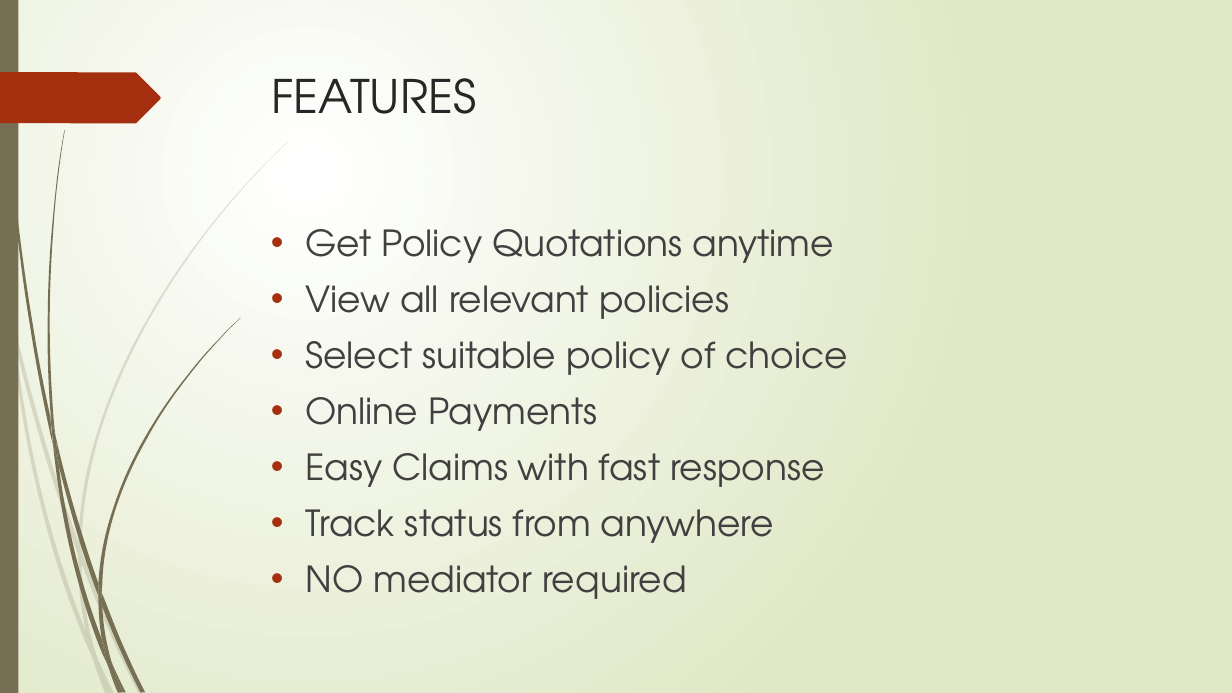
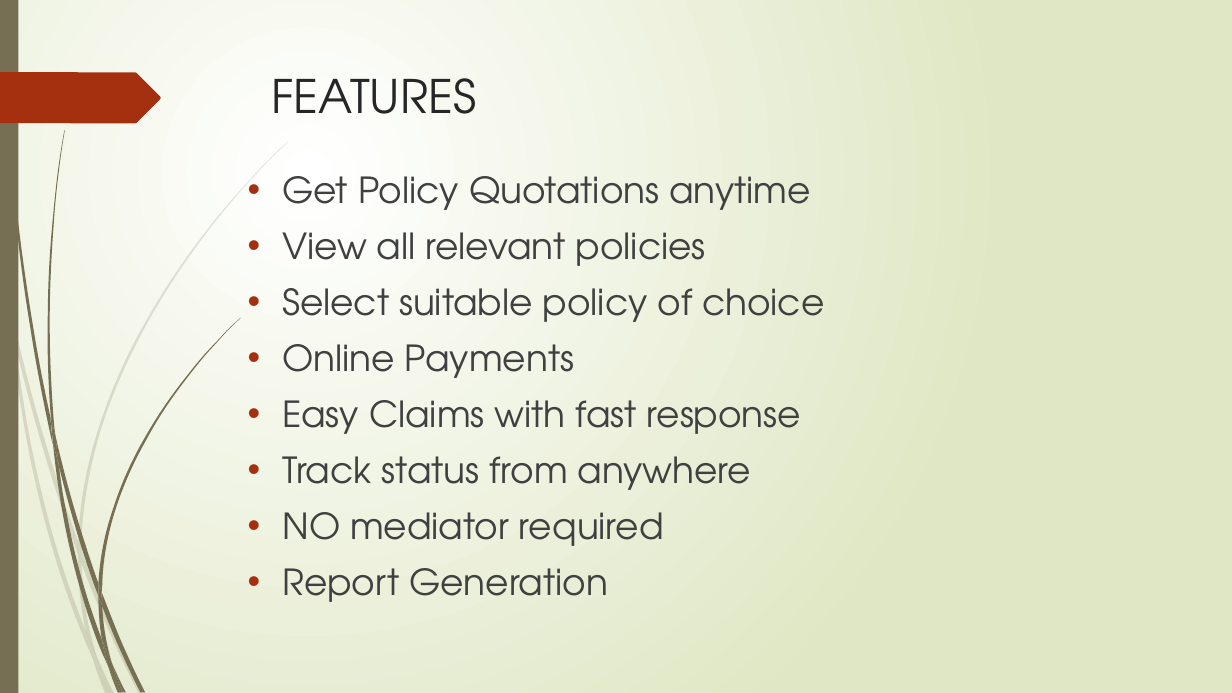
Before and after one commit to Piyushahuja22/user, a slide deck: slide 4 of INSURANCEPPT.pptx. Drawn at 1232x693 pixels with LibreOffice and Linux fonts; fonts in the diff are those of the drawing. Boxes give left, top, right and bottom in pixels: in the first picture for what was removed or moved away, otherwise in the second. Text is boxed around its words. In the diff, an @@ line names an element or a change of style, - is before the commit and + after.

```diff
--- a/INSURANCEPPT.pptx
+++ b/INSURANCEPPT.pptx
@@ text "Get Policy Quotations anytime": place and size @@
-text "Get Policy Quotations anytime" at (306,229,848,599)
+text "Get Policy Quotations anytime" at (282,176,824,602)
@@ text at (282,568,608,602): paragraph added @@
+• Report Generation
```
Also in this commit, not shown: 2 slides added.
